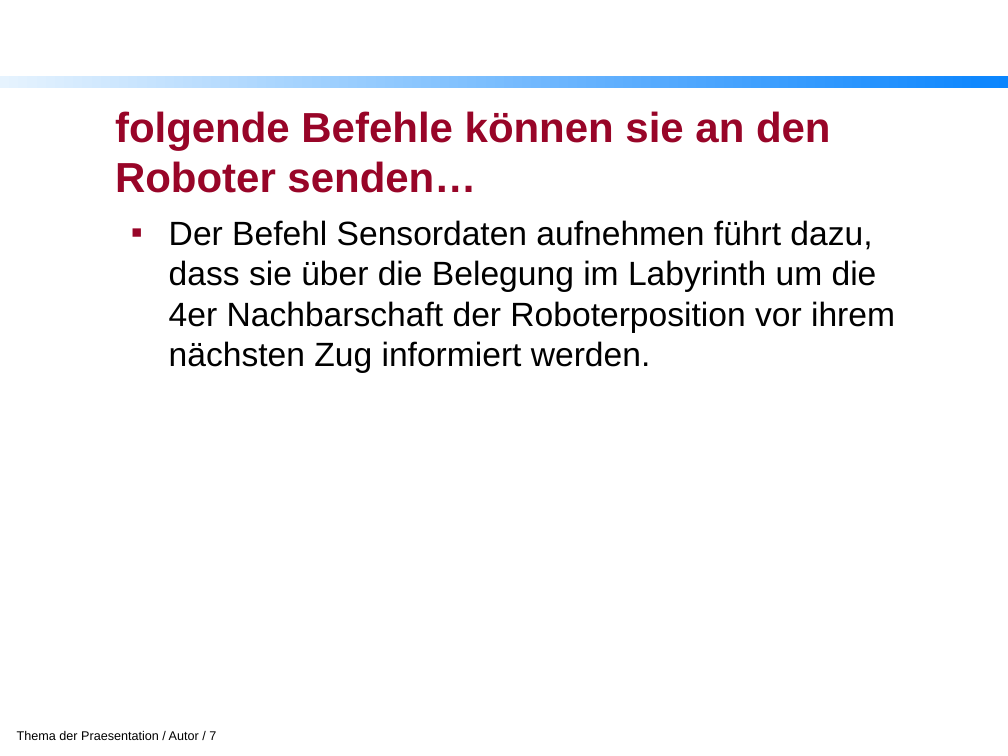
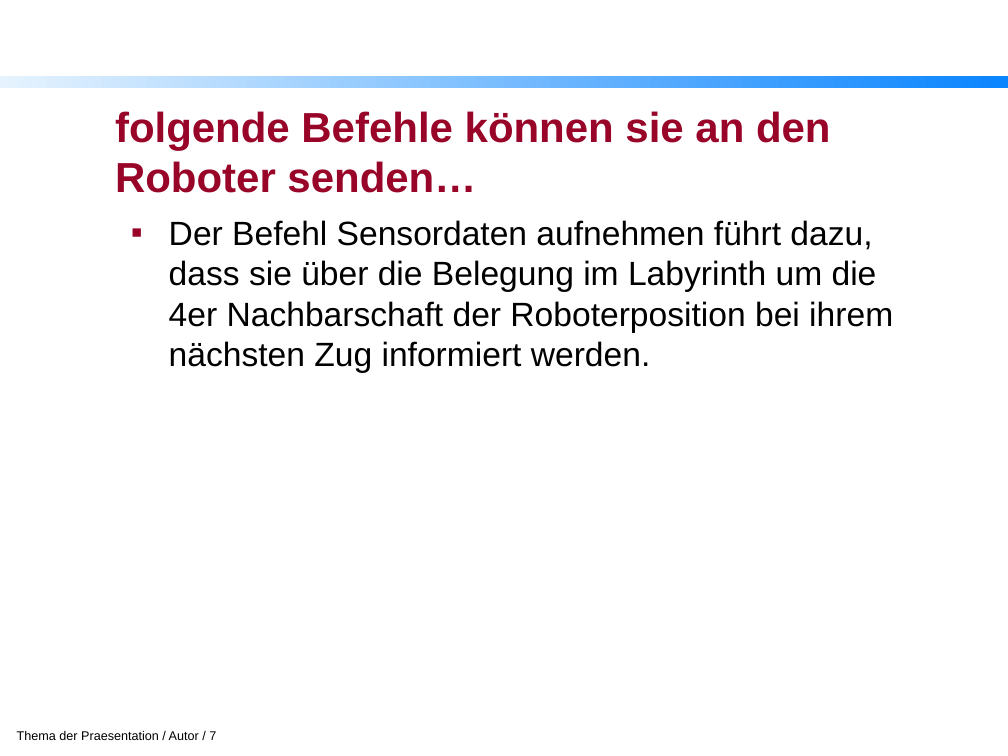
Before and after one commit to ketos/python_rob, a slide deck: slide 7 of doc/presentation.pptx. Drawn at 1008x756 pixels with LibreOffice and Linux fonts; fonts in the diff are those of the drawing; background and template pictures are left out. Boxes give left, top, right and bottom in pixels: in the first picture for what was removed or moved away, otherwise in the second. Text is boxed around its words. In the diff, an @@ line names an element or a change of style, - is before the commit and + after.

```diff
--- a/doc/presentation.pptx
+++ b/doc/presentation.pptx
@@ text at box(169, 220, 893, 373): text changed @@
-▪ Der Befehl Sensordaten aufnehmen führt dazu, dass sie über die Belegung im Labyrinth um die 4er Nachbarschaft der Roboterposition vor ihrem nächsten Zug informiert werden.
+▪ Der Befehl Sensordaten aufnehmen führt dazu, dass sie über die Belegung im Labyrinth um die 4er Nachbarschaft der Roboterposition bei ihrem nächsten Zug informiert werden.
```
Also in this commit, not shown: 1 other slide changed, 5 other files.
